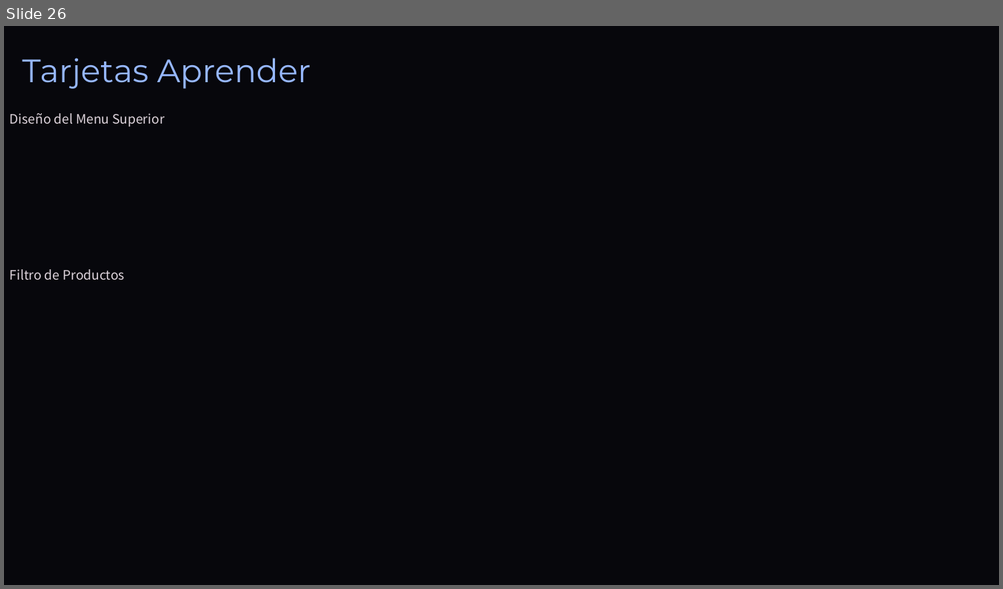
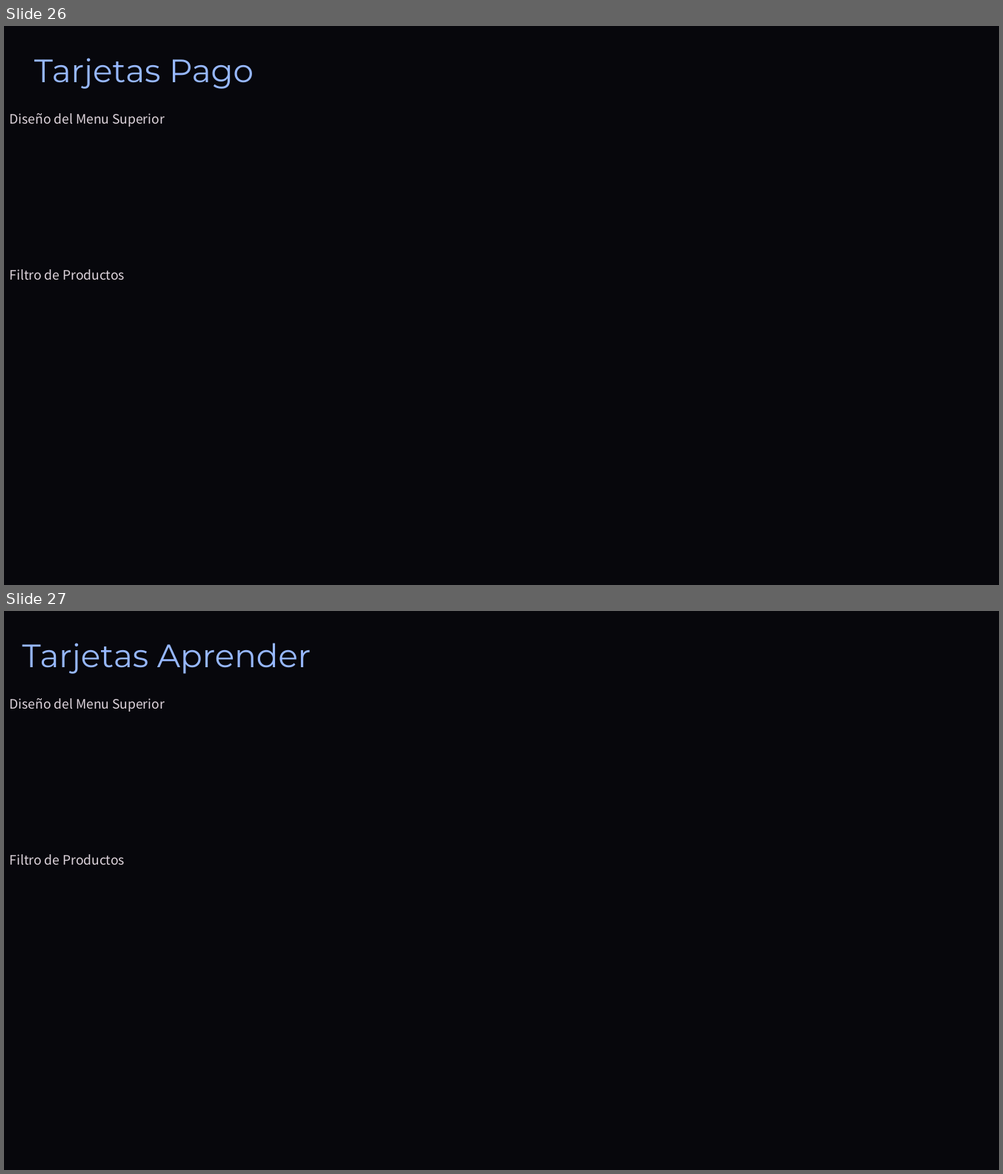
Before and after one commit to DavidCorredorMiguel/proyectogrupo2, a slide deck: Tech-and-Learn-Innovacion-y-Aprendizaje-en-E-commerce (1).pptx. Shown one above the other, each under a label of ours: slide 26 before the commit, slides 26 and 27 after it. The pictures are 1003x589 and 1003x1174 pixels, drawn with LibreOffice and Linux fonts; fonts in the diff are those of the drawing; background and template pictures are left out. Boxes give left, top, right and bottom in pixels: in the first picture for what was removed or moved away, otherwise in the second. Text is boxed around its words. In the diff, an @@ line names an element or a change of style, - is before the commit and + after.

```diff
--- a/Tech-and-Learn-Innovacion-y-Aprendizaje-en-E-commerce (1).pptx
+++ b/Tech-and-Learn-Innovacion-y-Aprendizaje-en-E-commerce (1).pptx
@@ slide 26 added at (4, 26, 999, 585), background picture (left out); not listed: 1 template element that a slide beside it also shows @@
@@ text added at (34, 58, 253, 89), 37.5 pt, text #97B8FF @@
+Tarjetas Pago
@@ text added at (10, 113, 165, 127), 15 pt, text #E0D6DE @@
+Diseño del Menu Superior
@@ text added at (10, 269, 125, 280), 15 pt, text #E0D6DE @@
+Filtro de Productos
@@ what was slide 26 is now slide 27 @@
```
Also in this commit, not shown: 10 slides changed.
